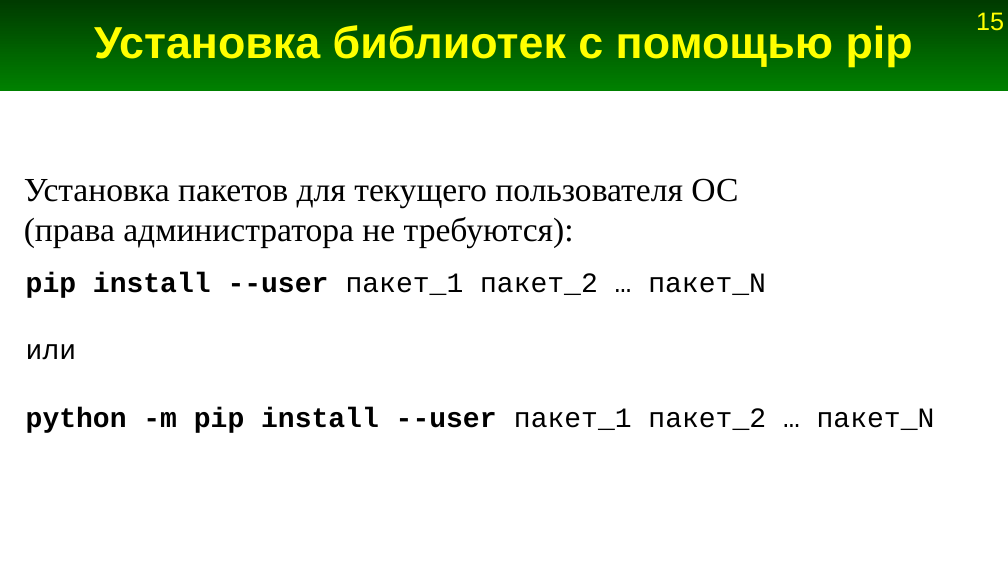
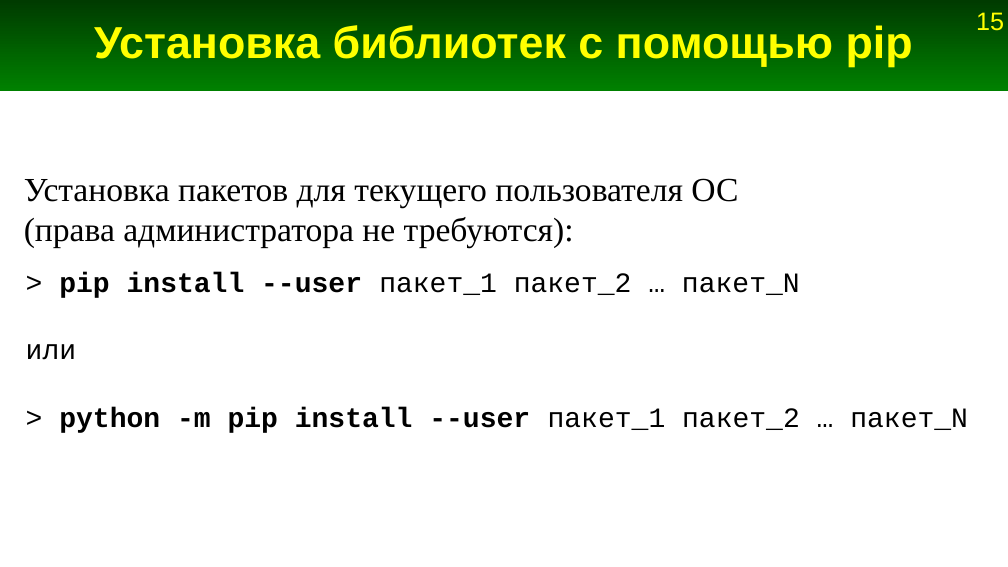
Before and after one commit to Jenyay/python-lectures, a slide deck: slide 15 of presentations/13. Modules.odp. Drawn at 1008x567 pixels with LibreOffice and Linux fonts; fonts in the diff are those of the drawing. Boxes give left, top, right and bottom in pixels: in the first picture for what was removed or moved away, otherwise in the second. Text is boxed around its words. In the diff, an @@ line names an element or a change of style, - is before the commit and + after.

```diff
--- a/presentations/13. Modules.odp
+++ b/presentations/13. Modules.odp
@@ text at [59, 272, 800, 298]: text changed @@
-pip install --user пакет_1 пакет_2 … пакет_N
+> pip install --user пакет_1 пакет_2 … пакет_N
@@ text at [59, 407, 968, 433]: text changed @@
-python -m pip install --user пакет_1 пакет_2 … пакет_N
+> python -m pip install --user пакет_1 пакет_2 … пакет_N
```
Also in this commit, not shown: 5 other slides changed, 13 slides added, 1 other file.
